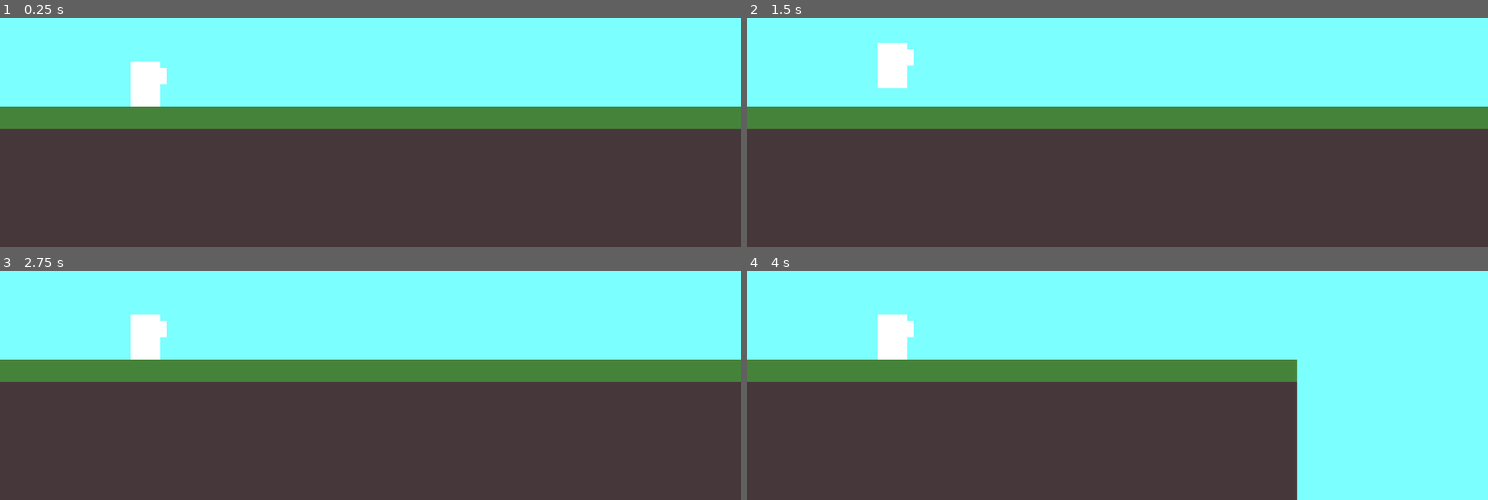
Above: before the commit, frames 1-4 (two rows, left to right).
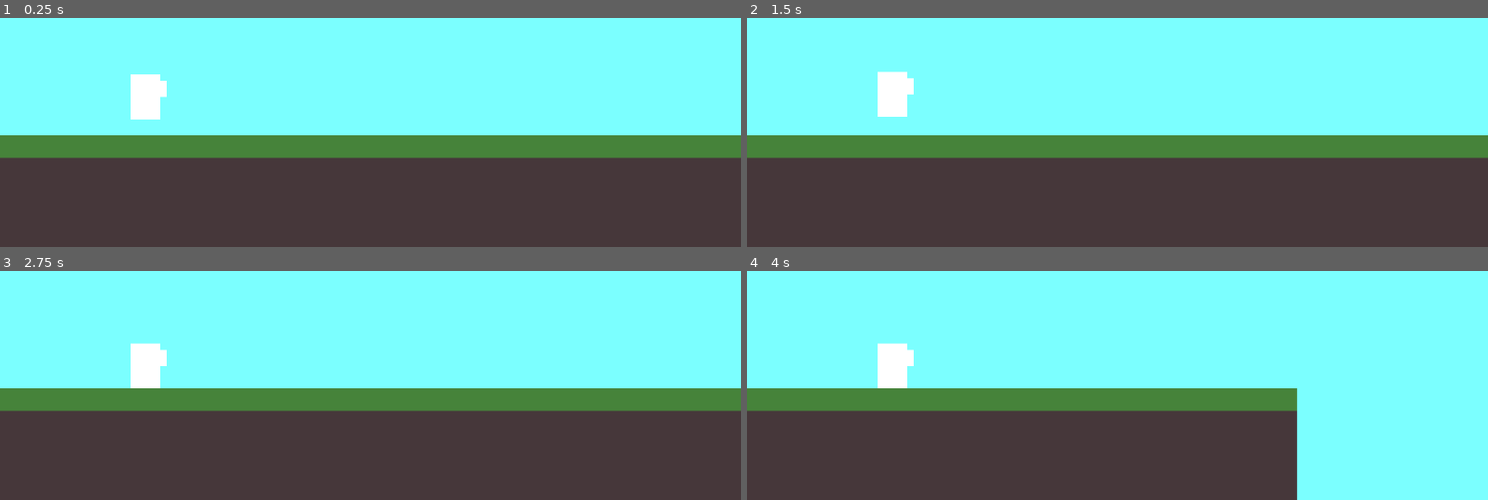
Above: after the commit, the same moments.

Repository: gameking773/FightOrFlightGameJamV
Game: Godot game, scene res://scene/game.tscn
Same seed, same stepped clock (60 frames per second), same inputs: the game is played once before the commit and once after it.
Inputs:
- Up to frame 1 (0.25 s): no input
- Up to frame 2 (1.5 s): tap W (attack) at 0.6 s; tap Space (jump) at 0.77 s; tap E (switch_weapon) at 1.35 s
- Up to frame 3 (2.75 s): tap Space (jump) at 1.52 s; tap Enter at 2 s; tap W (attack) at 2.1 s
- Up to frame 4 (4 s): tap Z (debug_start) at 2.75 s; tap E (switch_weapon) at 2.85 s; tap Space (jump) at 3.02, 3.77 s; tap W (attack) at 3.6 s

The runs differ from the first frame. In frame 1, 23% of the frame differs, in the area x 0-100%, y 18-62%; in frame 2, 24%, in the area x 0-100%, y 10-62%; in frame 3, 23%; in frame 4, 17%.

Commit message:
Ajustement de la hauteur du sol

Diff:
--- a/scene/game.tscn
+++ b/scene/game.tscn
@@ -5,10 +5,10 @@
 
 [sub_resource type="BoxMesh" id="BoxMesh_f2l7w"]
 
-[sub_resource type="BoxMesh" id="BoxMesh_qrqpd"]
-
 [sub_resource type="RectangleShape2D" id="RectangleShape2D_2cbm4"]
 size = Vector2(1737, 338)
+
+[sub_resource type="BoxMesh" id="BoxMesh_qrqpd"]
 
 [node name="game" type="Node2D"]
 
@@ -30,18 +30,18 @@
 [node name="baseplate" type="StaticBody2D" parent="."]
 position = Vector2(0, 79)
 
+[node name="CollisionShape2D" type="CollisionShape2D" parent="baseplate"]
+position = Vector2(492.945, 204)
+shape = SubResource("RectangleShape2D_2cbm4")
+
 [node name="MeshInstance2D" type="MeshInstance2D" parent="baseplate"]
 modulate = Color(0.27451, 0.513726, 0.227451, 1)
-position = Vector2(492.965, 64)
+position = Vector2(492.965, 128)
 scale = Vector2(1737.06, 186)
 mesh = SubResource("BoxMesh_qrqpd")
 
 [node name="MeshInstance2D2" type="MeshInstance2D" parent="baseplate"]
 modulate = Color(0.27451, 0.215686, 0.227451, 1)
-position = Vector2(492.965, 165)
+position = Vector2(492.965, 229)
 scale = Vector2(1737.06, 288)
 mesh = SubResource("BoxMesh_qrqpd")
-
-[node name="CollisionShape2D" type="CollisionShape2D" parent="baseplate"]
-position = Vector2(492.945, 140)
-shape = SubResource("RectangleShape2D_2cbm4")
